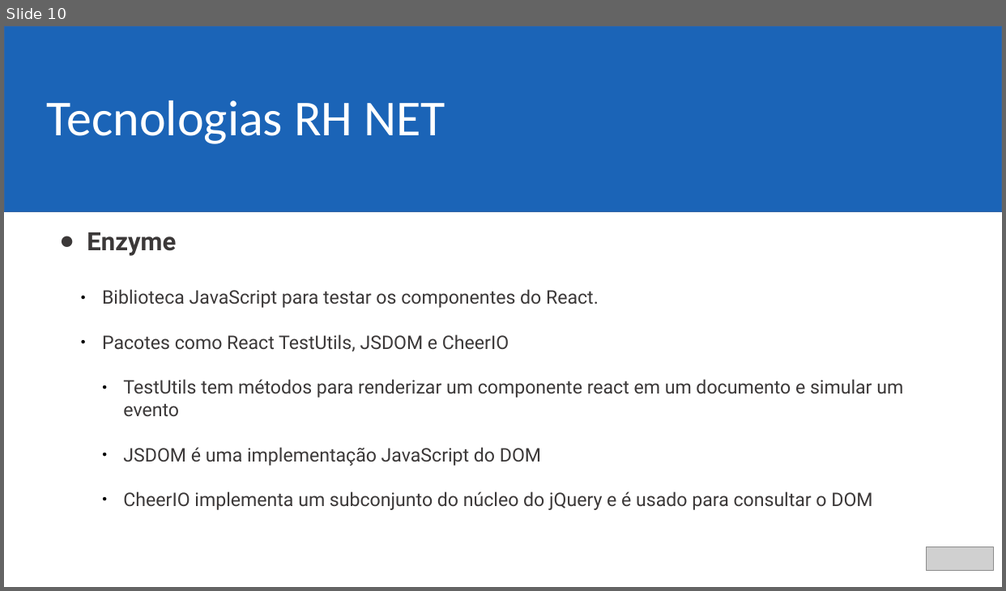
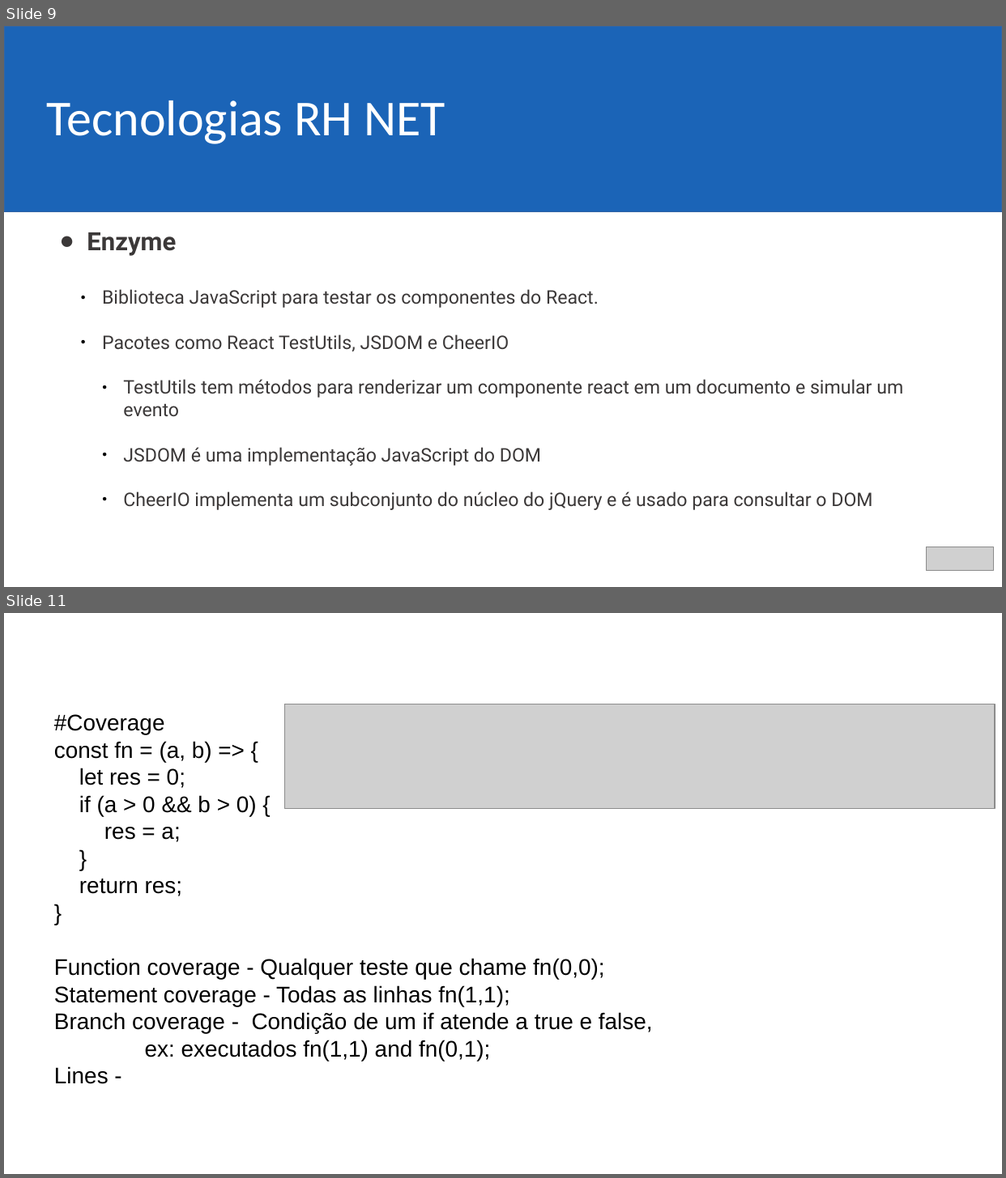
Before and after one commit to ericjrsilva/meetup-react-tests, a slide deck: apresentacao.odp. Shown one above the other, each under a label of ours: slide 10 before the commit, slides 9 and 11 after it; the slides between them are not shown. The pictures are 1006x591 and 1006x1178 pixels, drawn with LibreOffice and Linux fonts; fonts in the diff are those of the drawing; grey boxes stand for pictures; background and template pictures are left out. Boxes give left, top, right and bottom in pixels: in the first picture for what was removed or moved away, otherwise in the second. Text is boxed around its words. In the diff, an @@ line names an element or a change of style, - is before the commit and + after.

```diff
--- a/apresentacao.odp
+++ b/apresentacao.odp
@@ slide 11 added at box(4, 613, 1002, 1174), background #FFFFFF @@
@@ picture added at box(285, 705, 995, 810) @@
@@ text added at box(54, 714, 653, 1061), 18 pt, text #000000 @@
+#Coverage
+const fn = (a, b) => {
+let res = 0;
+if (a > 0 && b > 0) {
+res = a;
+}
+return res;
+}
+Function coverage - Qualquer teste que chame fn(0,0);
+Statement coverage - Todas as linhas fn(1,1);
+Branch coverage - Condição de um if atende a true e false,
+ex: executados fn(1,1) and fn(0,1);
+Lines -
@@ what was slide 10 is now slide 9 @@
```
Also in this commit, not shown: 3 slides changed, 1 other slide added, 1 slide removed, 3 other files.
